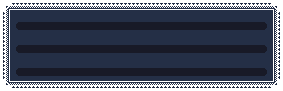
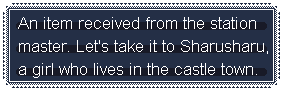
Layered file, before and after one edit (283 x 91). Changes by layer:
added layer "EN" above "JP" over [18, 17, 268, 78]
